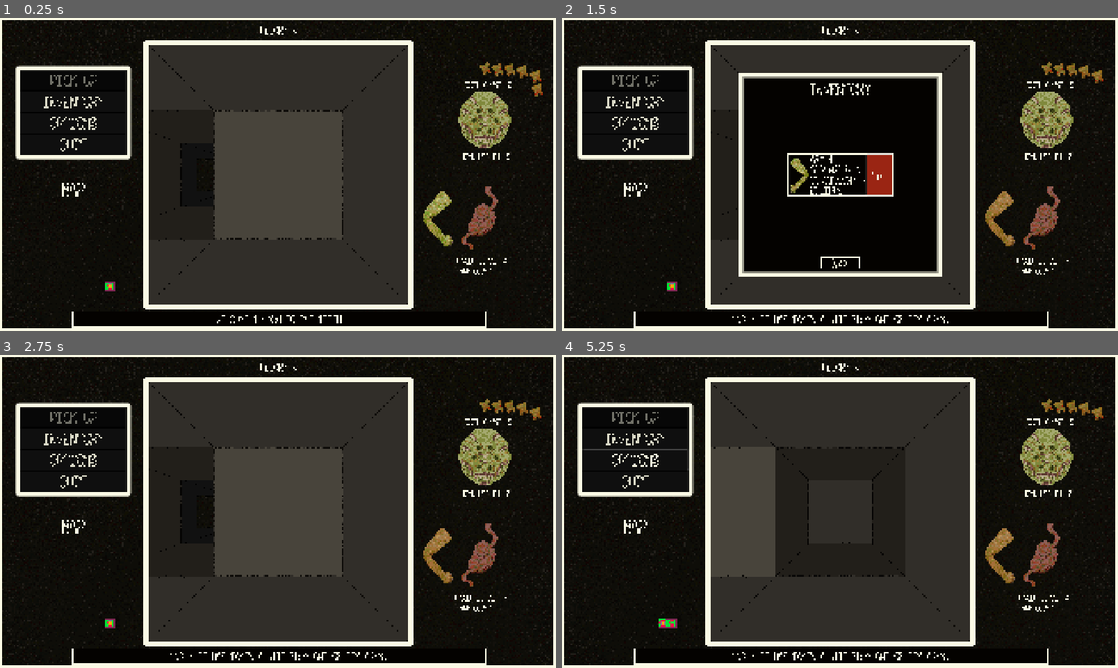
Above: before the commit, frames 1-4 (two rows, left to right).
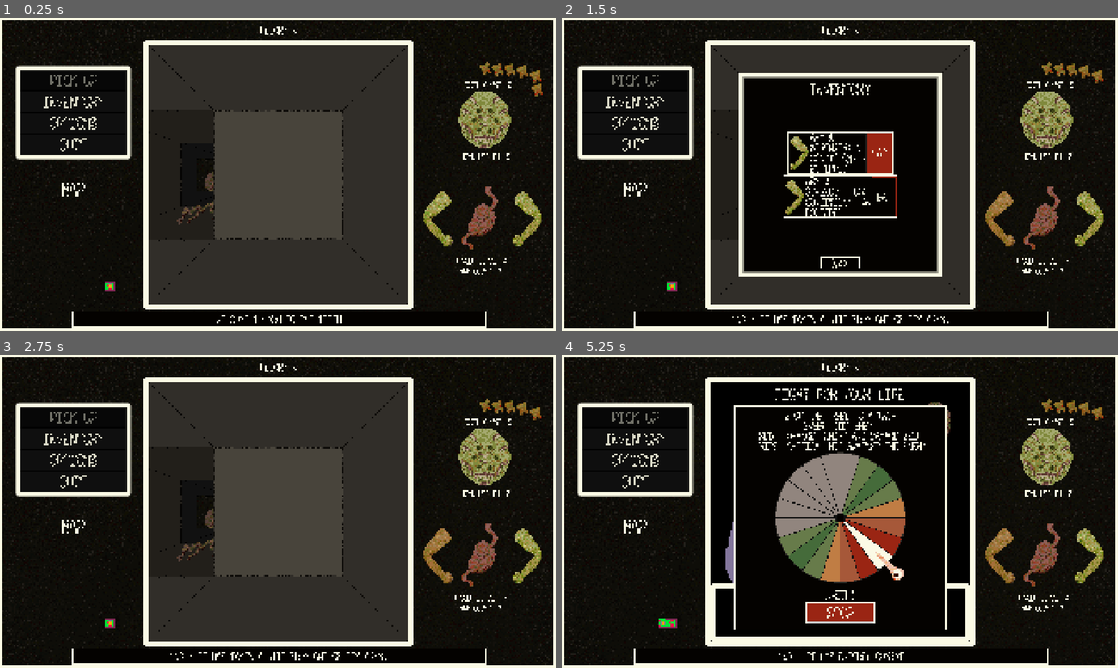
Above: after the commit, the same moments.

Repository: sym-z/arm-to-the-teeth
Game: Godot game, scene res://scenes/testing_level/testing_level.tscn
The game is run twice, just before and just after one commit, with the same random seed, the same clock (stepped at 60 frames per second) and the same inputs. The project has no main scene, so this scene is started directly.
Inputs (mouse positions are in pixels of both pictures, inside the frame that each line leads up to):
- Up to frame 1 (0.25 s): no input
- Up to frame 2 (1.5 s): click "INVENTORY" at 0.5 s; click "EAT" at 1.25 s
- Up to frame 3 (2.75 s): click "BACK" at 2 s
- Up to frame 4 (5.25 s): click "OPTIONS" at 2.75 s; move the mouse to (962, 495) at 3.52 s; hold D (turn_right) 3.53-4.28 s; click (962, 495) at 3.67 s; move the mouse to (728, 527) at 4.27 s; hold S (move_back) 4.28-5 s; click (840, 611) at 5 s, where only the run after the commit has a clickable "STOP"

The runs differ from the first frame. In frame 1, 0.6% of the frame differs, in the area x 31-98%, y 49-81%; in frame 2, 2.7%; in frame 3, 0.6%; in frame 4, 39%, in the area x 3-98%, y 8-98%.

Commit message:
Wheel animation, callable, and button working

Diff:
--- a/src/prefabs/ui/combat_viewport/combat_viewport.gd
+++ b/src/prefabs/ui/combat_viewport/combat_viewport.gd
@@ -18,6 +18,9 @@
 
 @export_category("Dialog Box Die Rollers")
 @export var att_die_roller : AnimatedSprite2D
+
+@export_category("Wheel Roller")
+@export var wheel_roller : MarginContainer
 
 @export_category("Animations")
 @export var player_anim : AnimatedSprite2D
@@ -76,6 +79,7 @@
 	opponent = e
 	combat_location = loc
 	refresh_temp_labels()
+	wheel_roller.spin_wheel()
 	if e.anim != null:
 		enemy_anim.sprite_frames = e.anim
 
--- a/src/prefabs/ui/combat_viewport/combat_viewport.tscn
+++ b/src/prefabs/ui/combat_viewport/combat_viewport.tscn
@@ -32,6 +32,7 @@
 [ext_resource type="Texture2D" uid="uid://cy0id8vi086ow" path="res://assets/visual/ui/run_window/run_dirs_0_hover3.png" id="28_pcqw8"]
 [ext_resource type="Texture2D" uid="uid://bt6qvfk08xwbs" path="res://assets/visual/ui/run_window/run_dirs_0_disabled2.png" id="28_xx2gd"]
 [ext_resource type="Texture2D" uid="uid://b1n1gq4258ycd" path="res://assets/visual/ui/run_window/run_dirs_0_hover2.png" id="31_bhhon"]
+[ext_resource type="Script" uid="uid://bhqla245yfxor" path="res://prefabs/ui/combat_viewport/wheel_roller/wheel_roller.gd" id="33_bhhon"]
 [ext_resource type="Texture2D" uid="uid://4d7svxjvbrst" path="res://assets/visual/ui/wheel_roller/wheel_roller_0.png" id="33_pcqw8"]
 [ext_resource type="Texture2D" uid="uid://cdr3ouxfesibc" path="res://assets/visual/ui/wheel_roller/clicker_0.png" id="34_bhhon"]
 
@@ -81,152 +82,152 @@
 expand_margin_right = 4.0
 expand_margin_bottom = 4.0
 
+[sub_resource type="AtlasTexture" id="AtlasTexture_hpmys"]
+atlas = ExtResource("33_pcqw8")
+region = Rect2(450, 0, 450, 450)
+
+[sub_resource type="AtlasTexture" id="AtlasTexture_l8e2f"]
+atlas = ExtResource("33_pcqw8")
+region = Rect2(900, 0, 450, 450)
+
+[sub_resource type="AtlasTexture" id="AtlasTexture_2nqm1"]
+atlas = ExtResource("33_pcqw8")
+region = Rect2(1350, 0, 450, 450)
+
+[sub_resource type="AtlasTexture" id="AtlasTexture_rkw3r"]
+atlas = ExtResource("33_pcqw8")
+region = Rect2(1800, 0, 450, 450)
+
+[sub_resource type="AtlasTexture" id="AtlasTexture_c83l7"]
+atlas = ExtResource("33_pcqw8")
+region = Rect2(2250, 0, 450, 450)
+
+[sub_resource type="AtlasTexture" id="AtlasTexture_ap0e6"]
+atlas = ExtResource("33_pcqw8")
+region = Rect2(2700, 0, 450, 450)
+
+[sub_resource type="AtlasTexture" id="AtlasTexture_84qhk"]
+atlas = ExtResource("33_pcqw8")
+region = Rect2(3150, 0, 450, 450)
+
+[sub_resource type="AtlasTexture" id="AtlasTexture_sqhh2"]
+atlas = ExtResource("33_pcqw8")
+region = Rect2(3600, 0, 450, 450)
+
+[sub_resource type="AtlasTexture" id="AtlasTexture_7eewq"]
+atlas = ExtResource("33_pcqw8")
+region = Rect2(4050, 0, 450, 450)
+
+[sub_resource type="AtlasTexture" id="AtlasTexture_eo0c2"]
+atlas = ExtResource("33_pcqw8")
+region = Rect2(4500, 0, 450, 450)
+
+[sub_resource type="AtlasTexture" id="AtlasTexture_rhqh6"]
+atlas = ExtResource("33_pcqw8")
+region = Rect2(4950, 0, 450, 450)
+
+[sub_resource type="AtlasTexture" id="AtlasTexture_acl64"]
+atlas = ExtResource("33_pcqw8")
+region = Rect2(5400, 0, 450, 450)
+
+[sub_resource type="AtlasTexture" id="AtlasTexture_nr74e"]
+atlas = ExtResource("33_pcqw8")
+region = Rect2(5850, 0, 450, 450)
+
+[sub_resource type="AtlasTexture" id="AtlasTexture_w1alk"]
+atlas = ExtResource("33_pcqw8")
+region = Rect2(6300, 0, 450, 450)
+
+[sub_resource type="AtlasTexture" id="AtlasTexture_2fhi2"]
+atlas = ExtResource("33_pcqw8")
+region = Rect2(6750, 0, 450, 450)
+
+[sub_resource type="AtlasTexture" id="AtlasTexture_11yxl"]
+atlas = ExtResource("33_pcqw8")
+region = Rect2(7200, 0, 450, 450)
+
+[sub_resource type="AtlasTexture" id="AtlasTexture_hij8p"]
+atlas = ExtResource("33_pcqw8")
+region = Rect2(7650, 0, 450, 450)
+
+[sub_resource type="AtlasTexture" id="AtlasTexture_147t5"]
+atlas = ExtResource("33_pcqw8")
+region = Rect2(8100, 0, 450, 450)
+
+[sub_resource type="AtlasTexture" id="AtlasTexture_5j0k5"]
+atlas = ExtResource("33_pcqw8")
+region = Rect2(8550, 0, 450, 450)
+
 [sub_resource type="AtlasTexture" id="AtlasTexture_hjwf1"]
 atlas = ExtResource("33_pcqw8")
 region = Rect2(0, 0, 450, 450)
-
-[sub_resource type="AtlasTexture" id="AtlasTexture_hpmys"]
-atlas = ExtResource("33_pcqw8")
-region = Rect2(450, 0, 450, 450)
-
-[sub_resource type="AtlasTexture" id="AtlasTexture_l8e2f"]
-atlas = ExtResource("33_pcqw8")
-region = Rect2(900, 0, 450, 450)
-
-[sub_resource type="AtlasTexture" id="AtlasTexture_2nqm1"]
-atlas = ExtResource("33_pcqw8")
-region = Rect2(1350, 0, 450, 450)
-
-[sub_resource type="AtlasTexture" id="AtlasTexture_rkw3r"]
-atlas = ExtResource("33_pcqw8")
-region = Rect2(1800, 0, 450, 450)
-
-[sub_resource type="AtlasTexture" id="AtlasTexture_c83l7"]
-atlas = ExtResource("33_pcqw8")
-region = Rect2(2250, 0, 450, 450)
-
-[sub_resource type="AtlasTexture" id="AtlasTexture_ap0e6"]
-atlas = ExtResource("33_pcqw8")
-region = Rect2(2700, 0, 450, 450)
-
-[sub_resource type="AtlasTexture" id="AtlasTexture_84qhk"]
-atlas = ExtResource("33_pcqw8")
-region = Rect2(3150, 0, 450, 450)
-
-[sub_resource type="AtlasTexture" id="AtlasTexture_sqhh2"]
-atlas = ExtResource("33_pcqw8")
-region = Rect2(3600, 0, 450, 450)
-
-[sub_resource type="AtlasTexture" id="AtlasTexture_7eewq"]
-atlas = ExtResource("33_pcqw8")
-region = Rect2(4050, 0, 450, 450)
-
-[sub_resource type="AtlasTexture" id="AtlasTexture_eo0c2"]
-atlas = ExtResource("33_pcqw8")
-region = Rect2(4500, 0, 450, 450)
-
-[sub_resource type="AtlasTexture" id="AtlasTexture_rhqh6"]
-atlas = ExtResource("33_pcqw8")
-region = Rect2(4950, 0, 450, 450)
-
-[sub_resource type="AtlasTexture" id="AtlasTexture_acl64"]
-atlas = ExtResource("33_pcqw8")
-region = Rect2(5400, 0, 450, 450)
-
-[sub_resource type="AtlasTexture" id="AtlasTexture_nr74e"]
-atlas = ExtResource("33_pcqw8")
-region = Rect2(5850, 0, 450, 450)
-
-[sub_resource type="AtlasTexture" id="AtlasTexture_w1alk"]
-atlas = ExtResource("33_pcqw8")
-region = Rect2(6300, 0, 450, 450)
-
-[sub_resource type="AtlasTexture" id="AtlasTexture_2fhi2"]
-atlas = ExtResource("33_pcqw8")
-region = Rect2(6750, 0, 450, 450)
-
-[sub_resource type="AtlasTexture" id="AtlasTexture_11yxl"]
-atlas = ExtResource("33_pcqw8")
-region = Rect2(7200, 0, 450, 450)
-
-[sub_resource type="AtlasTexture" id="AtlasTexture_hij8p"]
-atlas = ExtResource("33_pcqw8")
-region = Rect2(7650, 0, 450, 450)
-
-[sub_resource type="AtlasTexture" id="AtlasTexture_147t5"]
-atlas = ExtResource("33_pcqw8")
-region = Rect2(8100, 0, 450, 450)
-
-[sub_resource type="AtlasTexture" id="AtlasTexture_5j0k5"]
-atlas = ExtResource("33_pcqw8")
-region = Rect2(8550, 0, 450, 450)
 
 [sub_resource type="SpriteFrames" id="SpriteFrames_ln2qj"]
 animations = [{
 "frames": [{
 "duration": 1.0,
+"texture": SubResource("AtlasTexture_hpmys")
+}, {
+"duration": 1.0,
+"texture": SubResource("AtlasTexture_l8e2f")
+}, {
+"duration": 1.0,
+"texture": SubResource("AtlasTexture_2nqm1")
+}, {
+"duration": 1.0,
+"texture": SubResource("AtlasTexture_rkw3r")
+}, {
+"duration": 1.0,
+"texture": SubResource("AtlasTexture_c83l7")
+}, {
+"duration": 1.0,
+"texture": SubResource("AtlasTexture_ap0e6")
+}, {
+"duration": 1.0,
+"texture": SubResource("AtlasTexture_84qhk")
+}, {
+"duration": 1.0,
+"texture": SubResource("AtlasTexture_sqhh2")
+}, {
+"duration": 1.0,
+"texture": SubResource("AtlasTexture_7eewq")
+}, {
+"duration": 1.0,
+"texture": SubResource("AtlasTexture_eo0c2")
+}, {
+"duration": 1.0,
+"texture": SubResource("AtlasTexture_rhqh6")
+}, {
+"duration": 1.0,
+"texture": SubResource("AtlasTexture_acl64")
+}, {
+"duration": 1.0,
+"texture": SubResource("AtlasTexture_nr74e")
+}, {
+"duration": 1.0,
+"texture": SubResource("AtlasTexture_w1alk")
+}, {
+"duration": 1.0,
+"texture": SubResource("AtlasTexture_2fhi2")
+}, {
+"duration": 1.0,
+"texture": SubResource("AtlasTexture_11yxl")
+}, {
+"duration": 1.0,
+"texture": SubResource("AtlasTexture_hij8p")
+}, {
+"duration": 1.0,
+"texture": SubResource("AtlasTexture_147t5")
+}, {
+"duration": 1.0,
+"texture": SubResource("AtlasTexture_5j0k5")
+}, {
+"duration": 1.0,
 "texture": SubResource("AtlasTexture_hjwf1")
-}, {
-"duration": 1.0,
-"texture": SubResource("AtlasTexture_hpmys")
-}, {
-"duration": 1.0,
-"texture": SubResource("AtlasTexture_l8e2f")
-}, {
-"duration": 1.0,
-"texture": SubResource("AtlasTexture_2nqm1")
-}, {
-"duration": 1.0,
-"texture": SubResource("AtlasTexture_rkw3r")
-}, {
-"duration": 1.0,
-"texture": SubResource("AtlasTexture_c83l7")
-}, {
-"duration": 1.0,
-"texture": SubResource("AtlasTexture_ap0e6")
-}, {
-"duration": 1.0,
-"texture": SubResource("AtlasTexture_84qhk")
-}, {
-"duration": 1.0,
-"texture": SubResource("AtlasTexture_sqhh2")
-}, {
-"duration": 1.0,
-"texture": SubResource("AtlasTexture_7eewq")
-}, {
-"duration": 1.0,
-"texture": SubResource("AtlasTexture_eo0c2")
-}, {
-"duration": 1.0,
-"texture": SubResource("AtlasTexture_rhqh6")
-}, {
-"duration": 1.0,
-"texture": SubResource("AtlasTexture_acl64")
-}, {
-"duration": 1.0,
-"texture": SubResource("AtlasTexture_nr74e")
-}, {
-"duration": 1.0,
-"texture": SubResource("AtlasTexture_w1alk")
-}, {
-"duration": 1.0,
-"texture": SubResource("AtlasTexture_2fhi2")
-}, {
-"duration": 1.0,
-"texture": SubResource("AtlasTexture_11yxl")
-}, {
-"duration": 1.0,
-"texture": SubResource("AtlasTexture_hij8p")
-}, {
-"duration": 1.0,
-"texture": SubResource("AtlasTexture_147t5")
-}, {
-"duration": 1.0,
-"texture": SubResource("AtlasTexture_5j0k5")
 }],
 "loop": true,
 "name": &"default",
-"speed": 5.0
+"speed": 40.0
 }]
 
 [sub_resource type="AtlasTexture" id="AtlasTexture_ud64e"]
@@ -310,7 +311,7 @@
 expand_margin_right = 4.0
 expand_margin_bottom = 4.0
 
-[node name="Combat Viewport" type="MarginContainer" node_pat …(65 unchanged characters)… tton", "run_button", "att_die_roller", "player_anim", "enemy_anim", "arm_selecti …(215 unchanged characters)…
+[node name="Combat Viewport" type="MarginContainer" node_pat …(65 unchanged characters)… tton", "run_button", "att_die_roller", "wheel_roller", "player_anim", "enemy_anim", "arm_selecti …(215 unchanged characters)…
 anchors_preset = 15
 anchor_right = 1.0
 anchor_bottom = 1.0
@@ -324,6 +325,7 @@
 attack_button = NodePath("Dialog Box/Dialog Box Panel Container/MarginContainer/Button Choices/Attack")
 run_button = NodePath("Dialog Box/Dialog Box Panel Container/MarginContainer/Button Choices/Run")
 att_die_roller = NodePath("Dialog Box/Dialog Box Panel Container/Attacking Die Roller")
+wheel_roller = NodePath("Wheel Roller")
 player_anim = NodePath("Player Sprite")
 enemy_anim = NodePath("Enemy Sprite")
 arm_selection_window = NodePath("Attacking Arm Selection")
@@ -633,7 +635,7 @@
 horizontal_alignment = 1
 vertical_alignment = 1
 
-[node name="Wheel Roller" type="MarginContainer" parent="."]
+[node name="Wheel Roller" type="MarginContainer" parent="." node_paths=PackedStringArray("wheel", "clicker", "result_label", "stop_button")]
 z_index = 1
 layout_mode = 2
 mouse_filter = 2
@@ -641,6 +643,11 @@
 theme_override_constants/margin_top = 84
 theme_override_constants/margin_right = 84
 theme_override_constants/margin_bottom = 42
+script = ExtResource("33_bhhon")
+wheel = NodePath("Animation Container/Wheel Centerer/Wheel Control/Wheel")
+clicker = NodePath("Animation Container/Clicker Container/Clicker Control/Clicker")
+result_label = NodePath("Result Container/Label")
+stop_button = NodePath("Stop Button Container/Stop Button")
 
 [node name="Panel" type="Panel" parent="Wheel Roller"]
 layout_mode = 2
@@ -665,12 +672,13 @@
 
 [node name="Wheel" type="AnimatedSprite2D" parent="Wheel Roller/Animation Container/Wheel Centerer/Wheel Control"]
 sprite_frames = SubResource("SpriteFrames_ln2qj")
+frame = 18
 
 [node name="Clicker Container" type="MarginContainer" parent="Wheel Roller/Animation Container"]
 layout_mode = 2
 mouse_filter = 2
-theme_override_constants/margin_left = 484
-theme_override_constants/margin_top = 581
+theme_override_constants/margin_left = 539
+theme_override_constants/margin_top = 556
 theme_override_constants/margin_right = 0
 theme_override_constants/margin_bottom = 0
 
@@ -680,6 +688,8 @@
 
 [node name="Clicker" type="AnimatedSprite2D" parent="Wheel Roller/Animation Container/Clicker Container/Clicker Control"]
 sprite_frames = SubResource("SpriteFrames_65l4u")
+autoplay = "default"
+frame_progress = 0.539606
 
 [node name="Header Container" type="MarginContainer" parent="Wheel Roller"]
 layout_mode = 2
--- /dev/null
+++ b/src/prefabs/ui/combat_viewport/wheel_roller/wheel_roller.gd
@@ -0,0 +1,93 @@
+extends MarginContainer
+
+@export_category("Animations")
+@export var wheel : AnimatedSprite2D
+@export var clicker : AnimatedSprite2D
+
+@export_category("Labels")
+@export var result_label : Label
+
+@export_category("Buttons")
+@export var stop_button : Button
+var result_network : Dictionary[int,Callable] = {
+	0 : crit,
+	1 : whiff_heavy,
+	2 : whiff_medium,
+	3 : whiff_light,
+	4 : hit_light,
+	5 : hit_heavy,
+	6 : hit_light,
+	7 : miss,
+	8 : miss,
+	9 : miss,
+	10 : miss,
+	11 : miss,
+	12 : miss,
+	13 : miss,
+	14 : hit_light,
+	15 : hit_heavy,
+	16 : hit_light,
+	17 : whiff_light,
+	18 : whiff_medium,
+	19 : whiff_heavy
+}
+var result_text : Dictionary[int,String] = {
+	0 : "CRIT!",
+	1 : "HEAVY WHIFF",
+	2 : "MEDIUM WHIFF",
+	3 : "LIGHT WHIFF",
+	4 : "LIGHT HIT!",
+	5 : "HEAVY HIT!",
+	6 : "LIGHT HIT!",
+	7 : "MISS",
+	8 : "MISS",
+	9 : "MISS",
+	10 : "MISS",
+	11 : "MISS",
+	12 : "MISS",
+	13 : "MISS",
+	14 : "LIGHT HIT!",
+	15 : "HEAVY HIT!",
+	16 : "LIGHT HIT!",
+	17 : "LIGHT WHIFF",
+	18 : "MEDIUM WHIFF",
+	19 : "HEAVY WHIFF"
+}
+# Called when the node enters the scene tree for the first time.
+func _ready():
+	wheel.connect("frame_changed", change_label)
+	stop_button.connect("button_down", stop_wheel)
+	pass # Replace with function body.
+
+
+# Called every frame. 'delta' is the elapsed time since the previous frame.
+func _process(delta):
+	pass
+
+func change_label():
+	result_label.text = result_text[wheel.frame]
+
+func spin_wheel():
+	# Set to random frame
+	wheel.frame = randi_range(0,wheel.sprite_frames.get_frame_count("default")-1)
+	change_label()
+	wheel.play()
+
+func stop_wheel():
+	wheel.pause()
+	result_network[wheel.frame].call()
+
+func crit():
+	print("CRIT")
+func whiff_heavy():
+	print("H WHIF")
+func whiff_medium():
+	print("M WHIF")
+func whiff_light():
+	print("L WHIF")
+func hit_heavy():
+	print("H HIT")
+func hit_light():
+	print("L HIT")
+func miss():
+	print("MISS")
--- a/src/scripts/globals.gd
+++ b/src/scripts/globals.gd
@@ -1,7 +1,7 @@
 extends Node
 
 var debug : bool = false
-var debug_combat : bool = false
+var debug_combat : bool = true
 var verbose_console : bool = false
 
 const NORTH : int = 8
Not shown: 1 places in src/prefabs/ui/combat_viewport/combat_viewport.tscn that only renumber resources
Not shown, added: src/prefabs/ui/combat_viewport/wheel_roller/wheel_roller.gd.uid
Not shown, changed: docs/TODO.md
